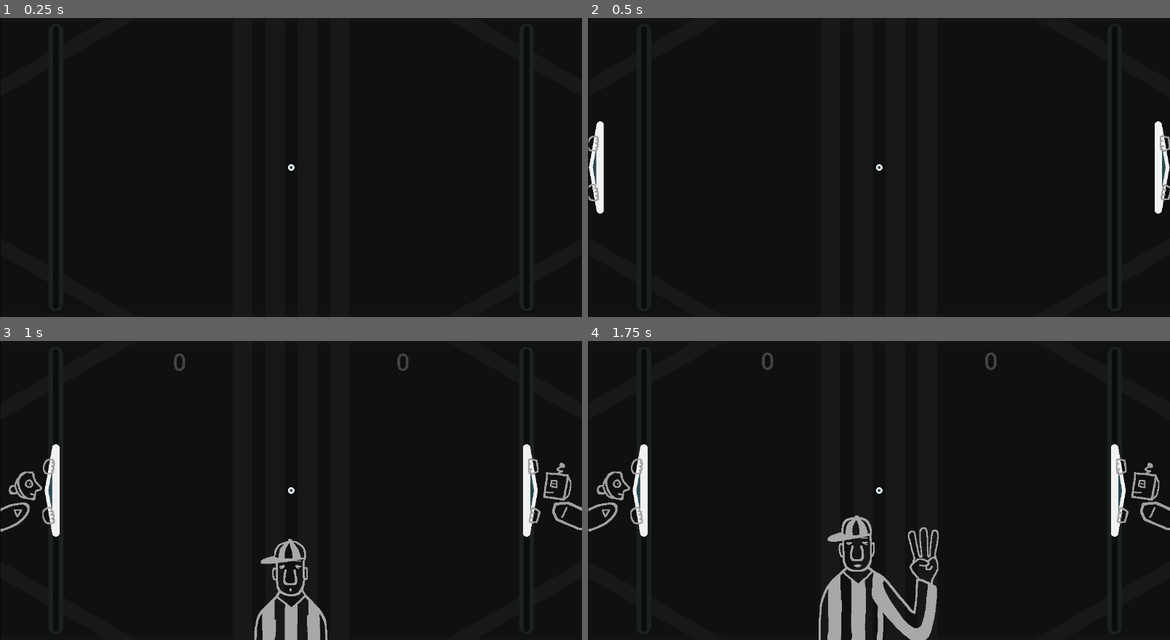
Above: before the commit, frames 1-4 (two rows, left to right).
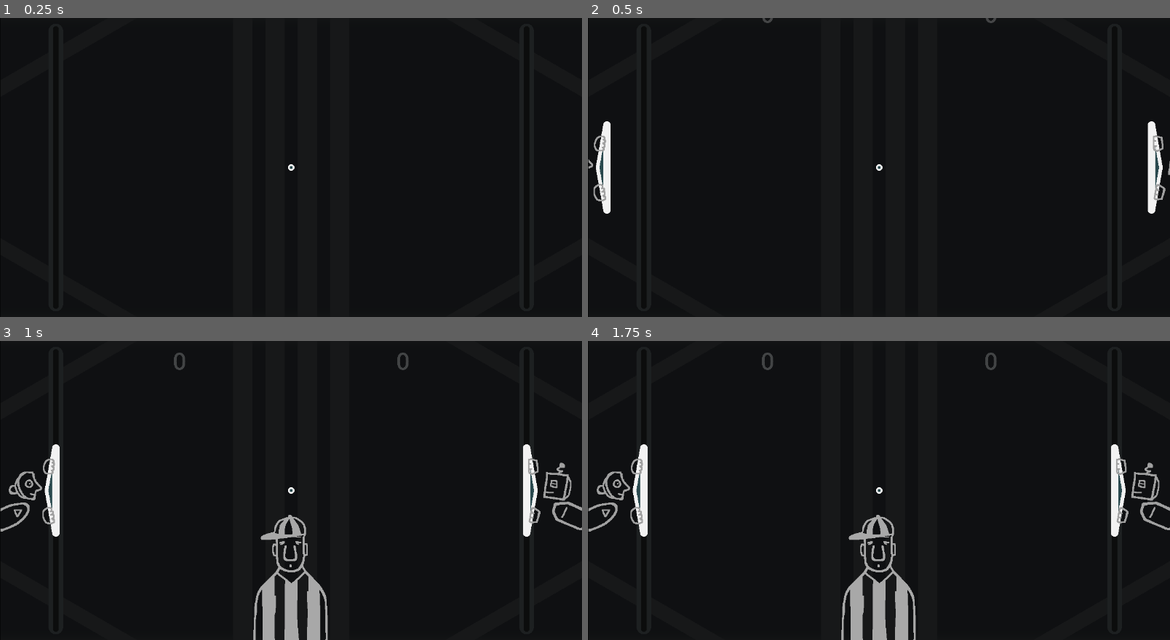
Above: after the commit, the same moments.

Repository: pixerhp/Pixers-Pong
Game: Godot game, scene res://scenes/topscenes/gameplay_topscene.tscn
The game is run twice, just before and just after one commit, with the same random seed, the same clock (stepped at 60 frames per second) and the same inputs.
Inputs (mouse positions are in pixels of both pictures, inside the frame that each line leads up to):
- Up to frame 1 (0.25 s): no input
- Up to frame 2 (0.5 s): no input
- Up to frame 3 (1 s): move the mouse to (419, 475) at 0.52 s; hold D (plr1_bump_right) from 0.53 s (still down); tap Shift (plr1_slow) at 0.6 s; click (419, 475) at 0.67 s
- Up to frame 4 (1.75 s): move the mouse to (762, 505) at 1.27 s; release D (plr1_bump_right) at 1.28 s; hold S (plr1_down) from 1.28 s (still down); tap Keypad 0 (plr2_slow) at 1.35 s

Frame 1 is identical in both runs. In frame 2, 1.8% of the frame differs, in the area x 0-100%, y 0-66%; in frame 3, 1.7%; in frame 4, 3.3%, in the area x 39-61%, y 58-100%.

Commit message:
Adjust first serve part 1

Diff:
--- a/scripts/gameplay_script.gd
+++ b/scripts/gameplay_script.gd
@@ -169,12 +169,12 @@
 
 # Constants, variables and code related to the 'first serve' that occurs when you start playing:
 var first_serve_start_time: int = Time.get_ticks_msec()
-const FIRST_SERVE_P1_DURATION: int = 5500
+const FIRST_SERVE_P1_DURATION: int = 5000
 var first_serve_p1_to_conclude: bool = false
 const FIRST_SERVE_P2_DURATION: int = 1000
 var first_serve_p2_to_conclude: bool = false
 func checkdo_first_serve():
-	# First serve part 1 (up until when the ball starts moving):
+	# First serve part 1 (plays up until when the ball starts moving):
 	var playthrough: float = proportion_from_range(
 		Time.get_ticks_msec(), first_serve_start_time, first_serve_start_time + FIRST_SERVE_P1_DURATION)
 	if is_in_range_f(playthrough, 0.0, 1.0):
@@ -184,7 +184,7 @@
 	if first_serve_p1_to_conclude:
 		first_serve_p1_to_conclude = false
 		handle_first_serve_p1_conclusion()
-	# First serve part 2 (occurs after the ball starts moving):
+	# First serve part 2 (plays after the ball starts moving):
 	playthrough = proportion_from_range(
 		Time.get_ticks_msec(),
 		first_serve_start_time + FIRST_SERVE_P1_DURATION,
@@ -204,8 +204,8 @@
 	const FS_INTRODUCE_SCORES_E: float = 0.2
 	const FS_REF_APPROACH_S: float = 0.1
 	const FS_REF_APPROACH_E: float = 0.2
-	const FS_REF_COUNT_S: float = 0.3
-	const FS_REF_COUNT_E: float = 0.9
+	const FS_REF_COUNT_S: float = 0.4
+	const FS_REF_COUNT_E: float = 1.0
 
 	var section_proportion: float = 0.0
 	section_proportion = proportion_from_range(playthrough, FS_PADS_SLIDE_S, FS_PADS_SLIDE_E)
